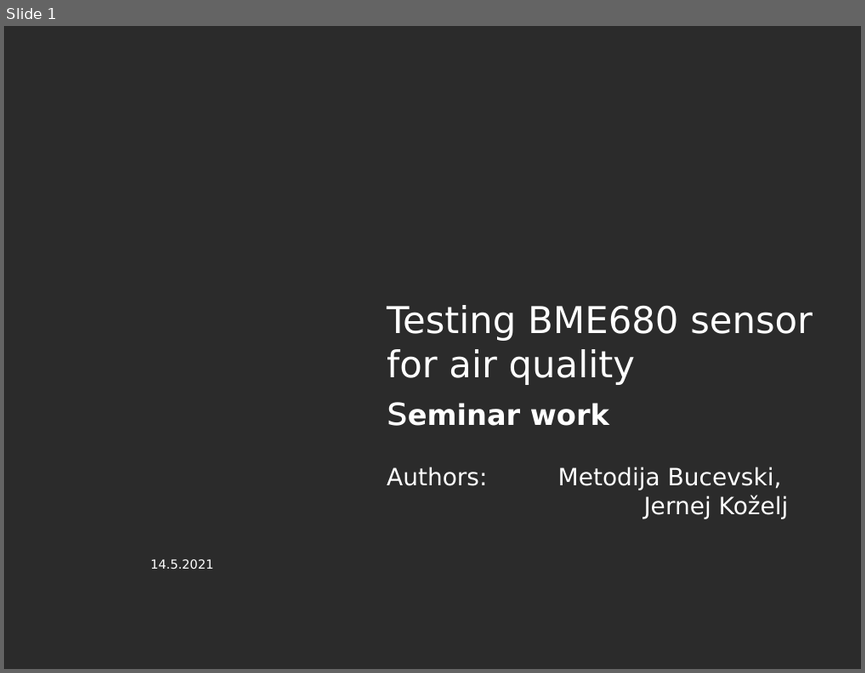
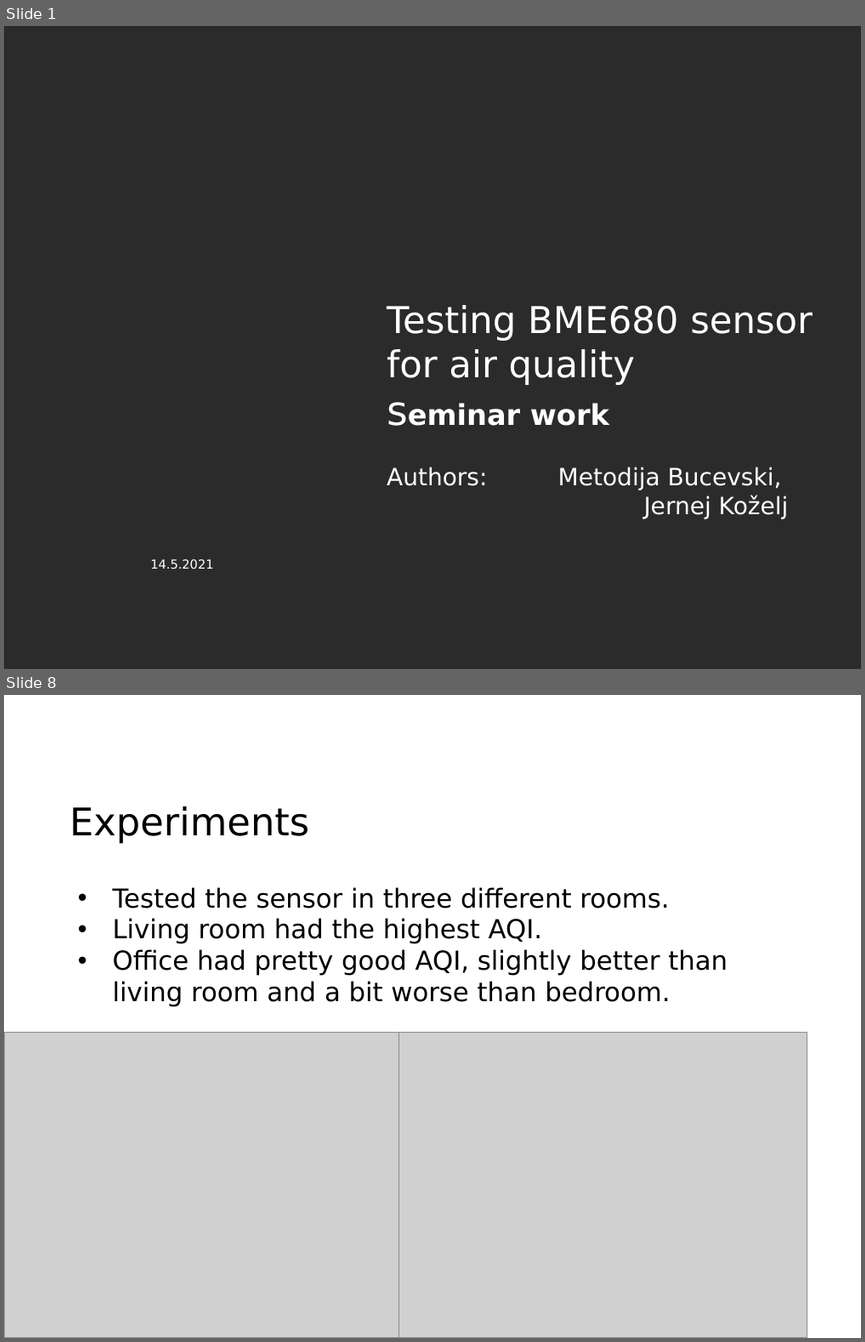
Before and after one commit to kozki/bso, a slide deck: BSO presentation.pptx. Shown one above the other, each under a label of ours: slide 1 before the commit, slides 1 and 8 after it; the slides between them are not shown. The pictures are 865x673 and 865x1342 pixels, drawn with LibreOffice and Linux fonts; fonts in the diff are those of the drawing; grey boxes stand for pictures; background and template pictures are left out; a plain dark background stands for a picture behind light text. Boxes give left, top, right and bottom in pixels: in the first picture for what was removed or moved away, otherwise in the second. Text is boxed around its words. In the diff, an @@ line names an element or a change of style, - is before the commit and + after.

```diff
--- a/BSO presentation.pptx
+++ b/BSO presentation.pptx
@@ slide 8 added at (4,695,861,1338), background picture (left out) @@
@@ title added at (69,806,309,844), 32 pt, text #000000 @@
+Experiments
@@ text added at (113,887,727,1007), 22 pt, text #000000 @@
+• Tested the sensor in three different rooms.
+• Living room had the highest AQI.
+• Office had pretty good AQI, slightly better than living room and a bit worse than bedroom.
@@ picture added at (4,1032,412,1338) @@
@@ picture added at (399,1032,806,1338) @@
@@ page number added at (806,1287,854,1324), 10 pt, text #FFFFFF @@
+8
```
Also in this commit, not shown: 5 slides changed, 3 other slides added, 1 slide removed.
